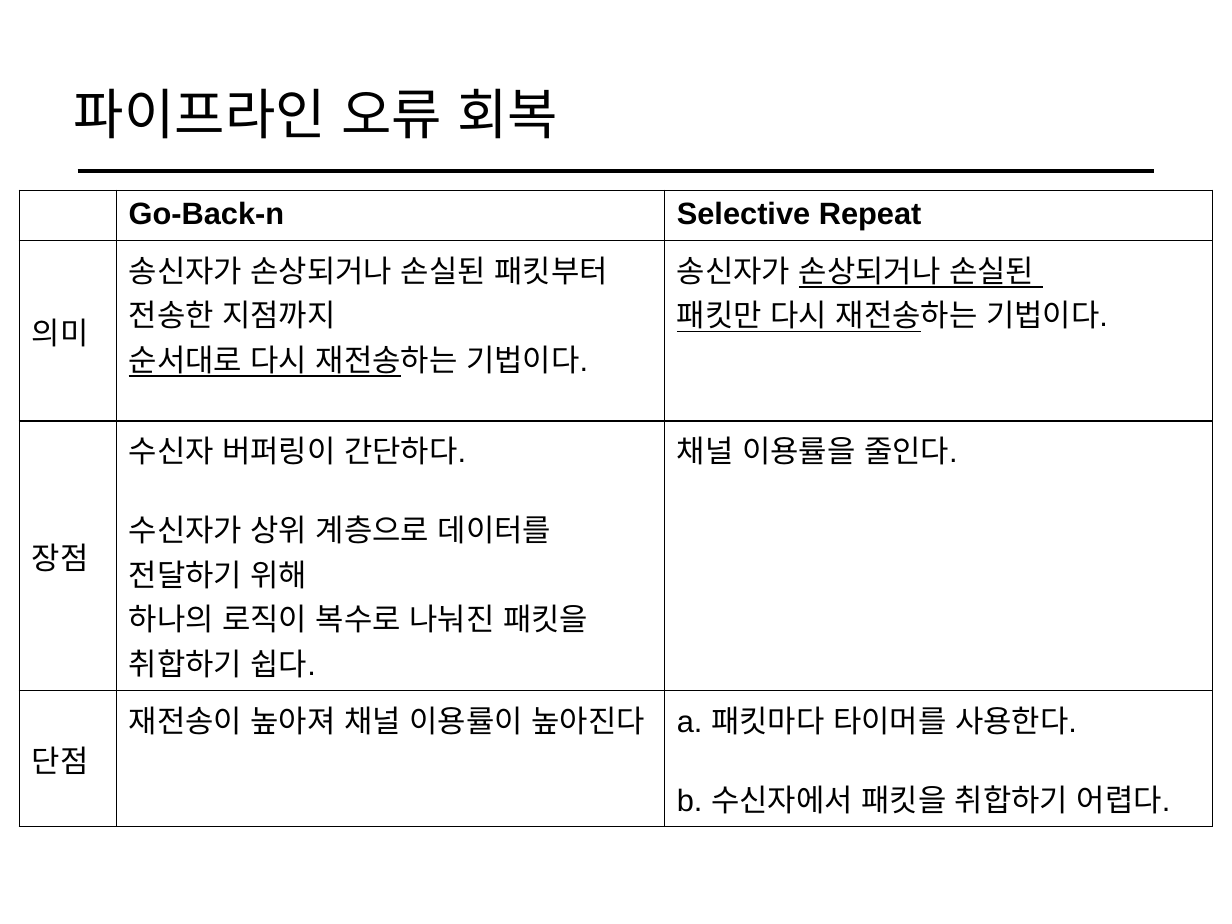
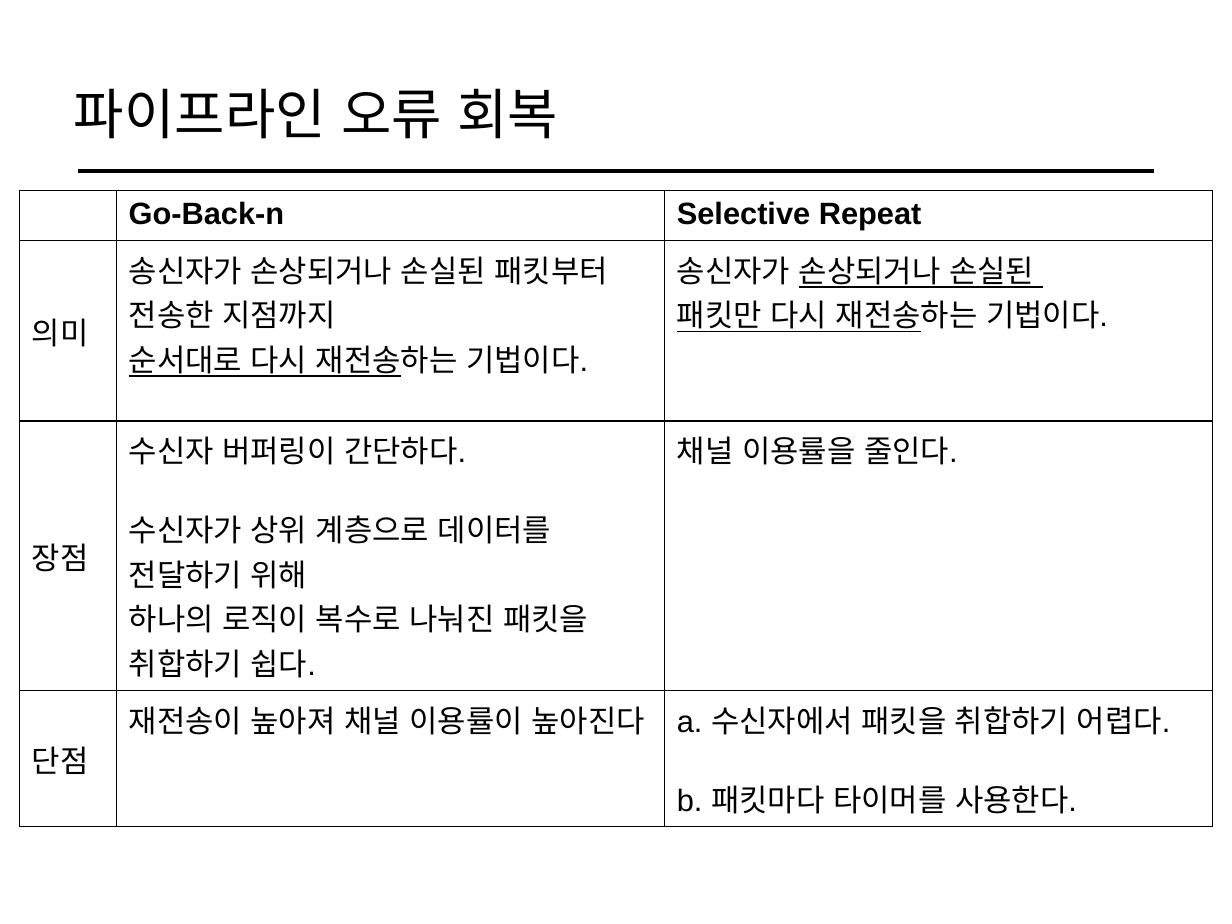
Before and after one commit to cs-study-org/cs-study, a slide deck: slide 10 of 18/yongki/FlowControl&ErrorControl.pptx (slide 9 before the commit). Drawn at 1232x924 pixels with LibreOffice and Linux fonts; fonts in the diff are those of the drawing. Boxes give left, top, right and bottom in pixels: in the first picture for what was removed or moved away, otherwise in the second. Text is boxed around its words. In the diff, an @@ line names an element or a change of style, - is before the commit and + after.

```diff
--- a/18/yongki/FlowControl&ErrorControl.pptx
+++ b/18/yongki/FlowControl&ErrorControl.pptx
@@ table at bbox=[20, 191, 1214, 818] @@
-row 4, column 3: a. 패킷마다 타이머를 사용한다. / b. 수신자에서 패킷을 취합하기 어렵다.
+row 4, column 3: a. 수신자에서 패킷을 취합하기 어렵다. b. 패킷마다 타이머를 사용한다.
```
Also in this commit, not shown: 3 other slides changed, 1 slide added, 1 other file.
